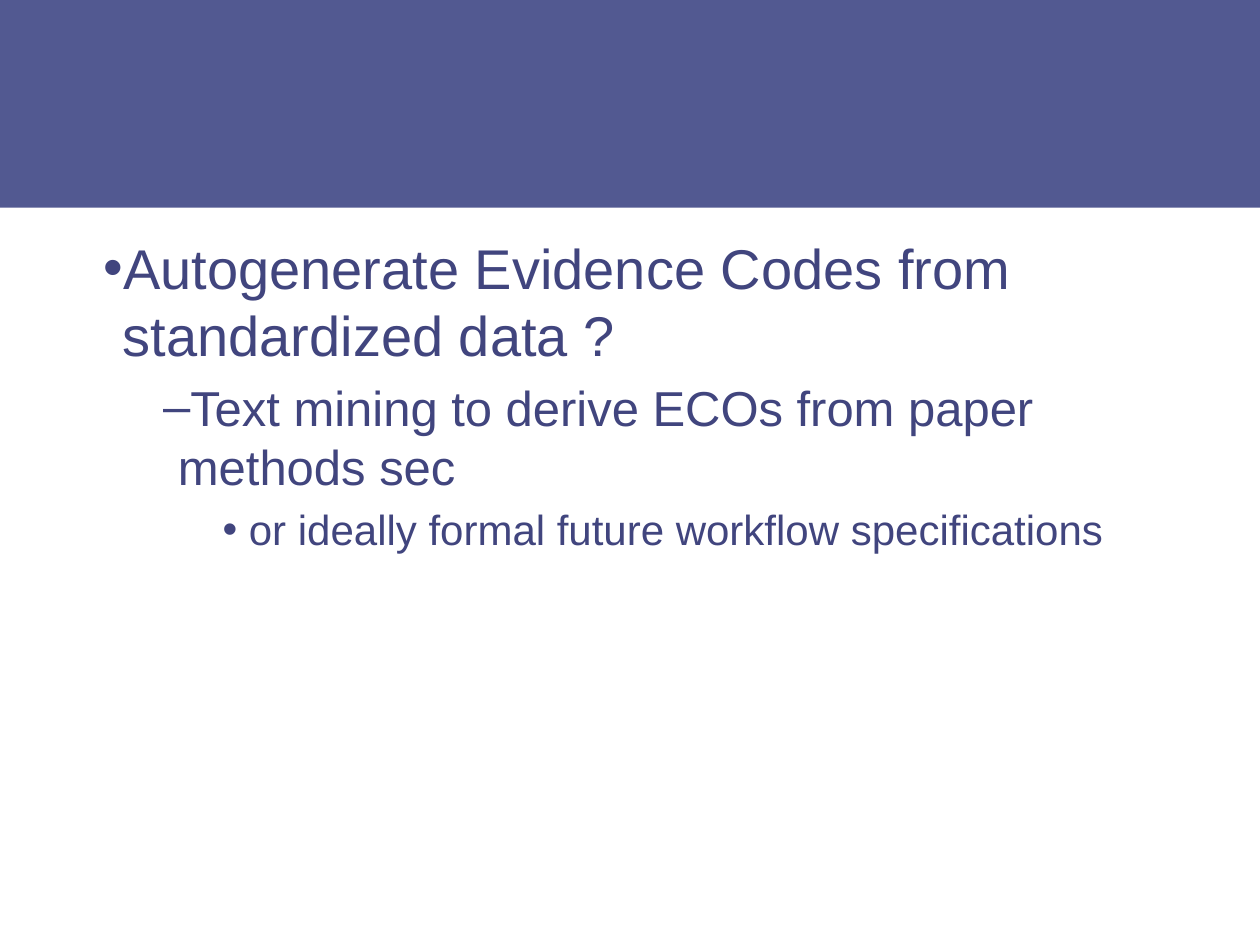
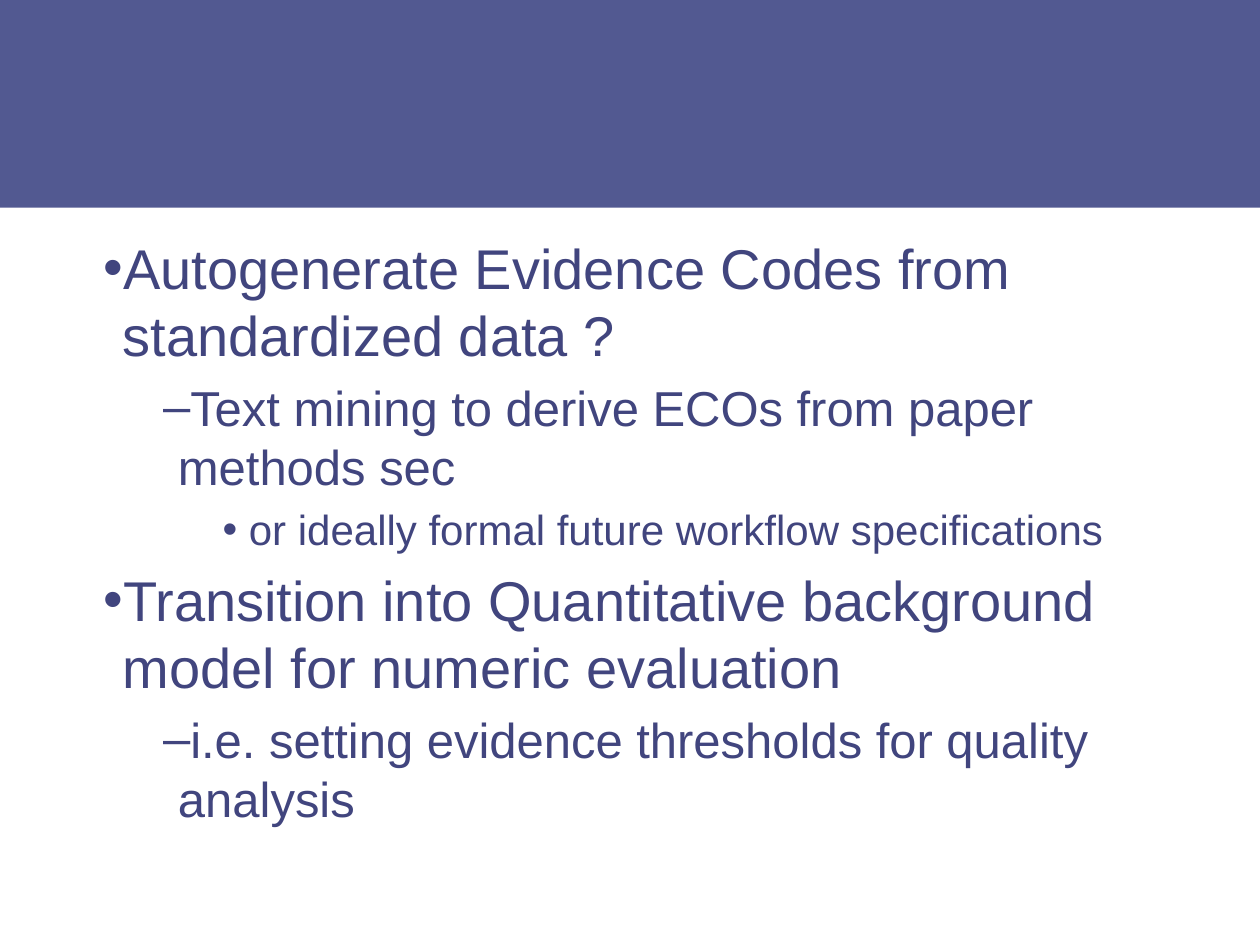
Before and after one commit to DSchober/MECO, a slide deck: slide 16 of docs/MIECO_Schober.pptx (slide 15 before the commit). Drawn at 1260x945 pixels with LibreOffice and Linux fonts; fonts in the diff are those of the drawing. Boxes give left, top, right and bottom in pixels: in the first picture for what was removed or moved away, otherwise in the second. Text is boxed around its words. In the diff, an @@ line names an element or a change of style, - is before the commit and + after.

Commit message:
updated slides draft.

```diff
--- a/docs/MIECO_Schober.pptx
+++ b/docs/MIECO_Schober.pptx
@@ text at <box>104,580,1095,827</box>: paragraphs added @@
+• Transition into Quantitative background model for numeric evaluation
+  – i.e. setting evidence thresholds for quality analysis
```
Also in this commit, not shown: 1 other slide changed, 1 slide added.
